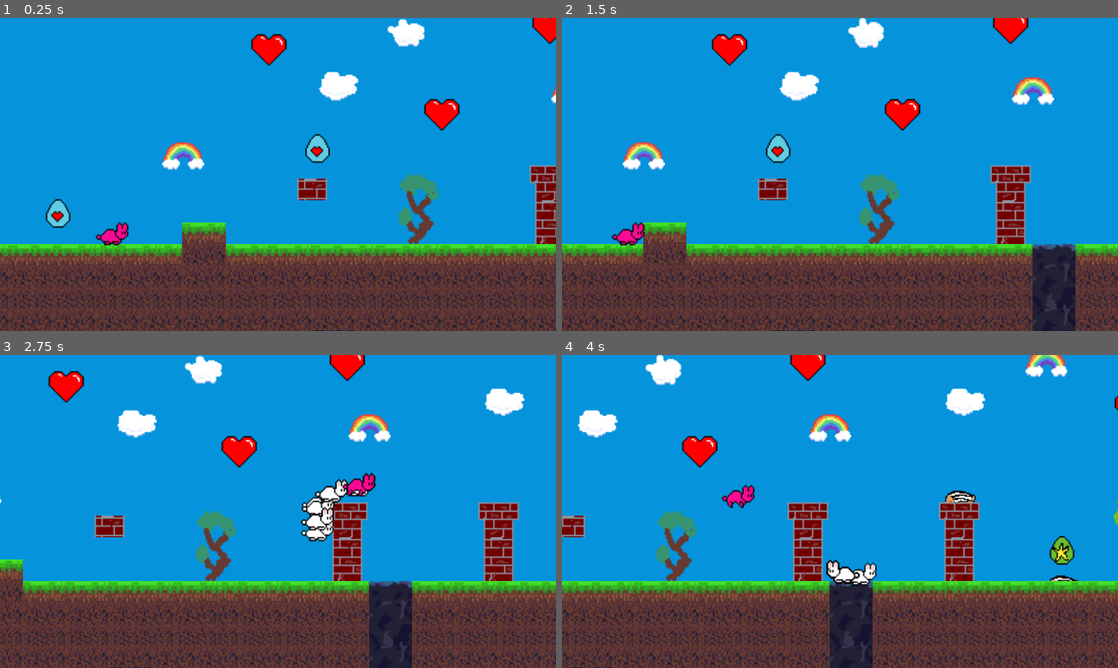
Above: before the commit, frames 1-4 (two rows, left to right).
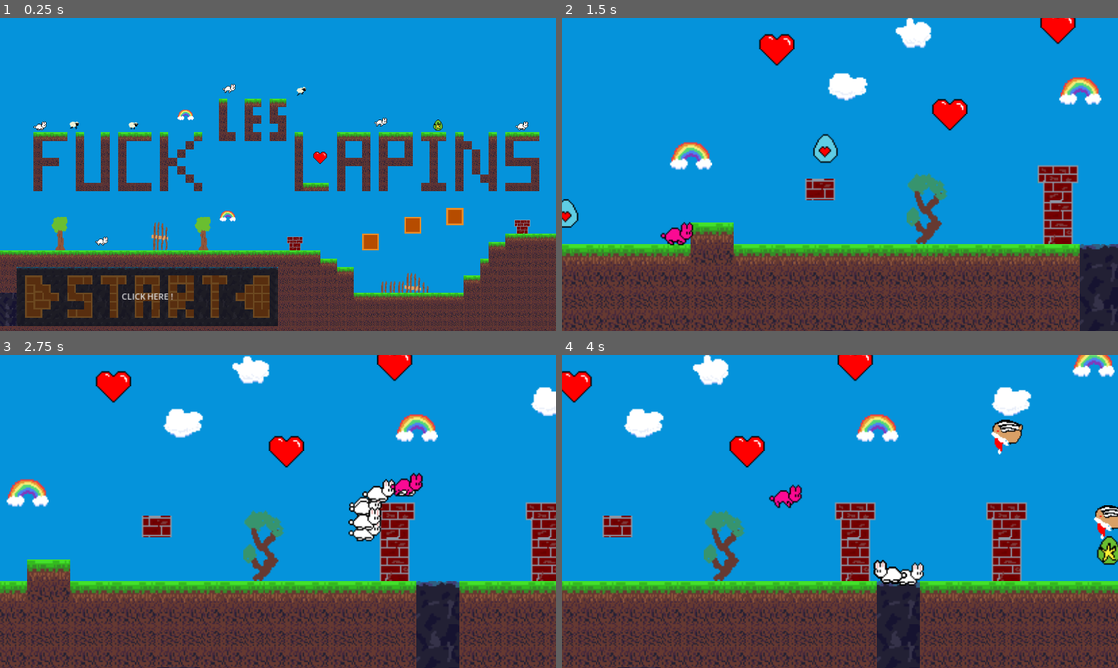
Above: after the commit, the same moments.

Repository: Nervous-Oysters/Jam-Linux-2023
Game: Godot game, scene res://src/Levels/menu.tscn
Same seed, same stepped clock (60 frames per second), same inputs: the game is played once before the commit and once after it. Before the commit the project starts from res://src/Levels/Hub.tscn.
Inputs (mouse positions are in pixels of both pictures, inside the frame that each line leads up to):
- Up to frame 1 (0.25 s): no input
- Up to frame 2 (1.5 s): click (712, 296) at 0.5 s, where only the run after the commit has a clickable "CLICK HERE !"; hold D (move_right) from 1.28 s (still down)
- Up to frame 3 (2.75 s): keep holding D (move_right); tap Space (jump) at 1.52, 2.27 s
- Up to frame 4 (4 s): release D (move_right) at 2.78 s; hold A (move_left) 2.78-3.53 s; hold D (move_right) from 3.53 s (still down); tap Space (jump) at 3.77 s

The runs differ from the first frame. In frame 1, 33% of the frame differs, in the area x 0-100%, y 0-100%; in frame 2, 26%; in frame 3, 29%; in frame 4, 29%.

Commit message:
export

Diff:
--- a/project.godot
+++ b/project.godot
@@ -11,7 +11,7 @@
 [application]
 
 config/name="Jam-Linux"
-run/main_scene="res://src/Levels/Hub.tscn"
+run/main_scene="res://src/Levels/menu.tscn"
 config/features=PackedStringArray("4.0", "Forward Plus")
 config/icon="res://assets/icon.svg"
 
--- a/src/Actors/Follower.gd
+++ b/src/Actors/Follower.gd
@@ -131,5 +131,5 @@
 	dying = true
 
 func _on_area_2d_area_shape_entered(area_rid, area, area_shape_index, local_shape_index):
-	if "Santa" in area.name:
+	if "Santa" in area.name and INVINCIBILITY != 0:
 		die()
--- a/src/Levels/End.tscn
+++ b/src/Levels/End.tscn
@@ -6,6 +6,7 @@
 [ext_resource type="PackedScene" uid="uid://du07elw14qmhf" path="res://src/decor/Cloud2.tscn" id="3_lfwop"]
 [ext_resource type="PackedScene" uid="uid://bmcs3y2oydajo" path="res://src/decor/Cloud3.tscn" id="4_agjta"]
 [ext_resource type="PackedScene" uid="uid://dhnm470eedyq7" path="res://src/animation/Jump.tscn" id="5_ysreq"]
+[ext_resource type="Script" path="res://src/Button/Button_script.gd" id="7_06hsj"]
 
 [sub_resource type="TileSetAtlasSource" id="TileSetAtlasSource_rxbi7"]
 texture = ExtResource("1_8g6tf")
@@ -376,3 +377,11 @@
 [node name="Camera2D" type="Camera2D" parent="."]
 position = Vector2(833, 457)
 zoom = Vector2(2.396, 2.396)
+
+[node name="Button" type="Button" parent="."]
+offset_left = 799.0
+offset_top = 335.0
+offset_right = 905.0
+offset_bottom = 375.0
+text = "Replay !"
+script = ExtResource("7_06hsj")
Not shown: 1 places in src/Levels/End.tscn that only renumber resources
Not shown, added: Export.zip
